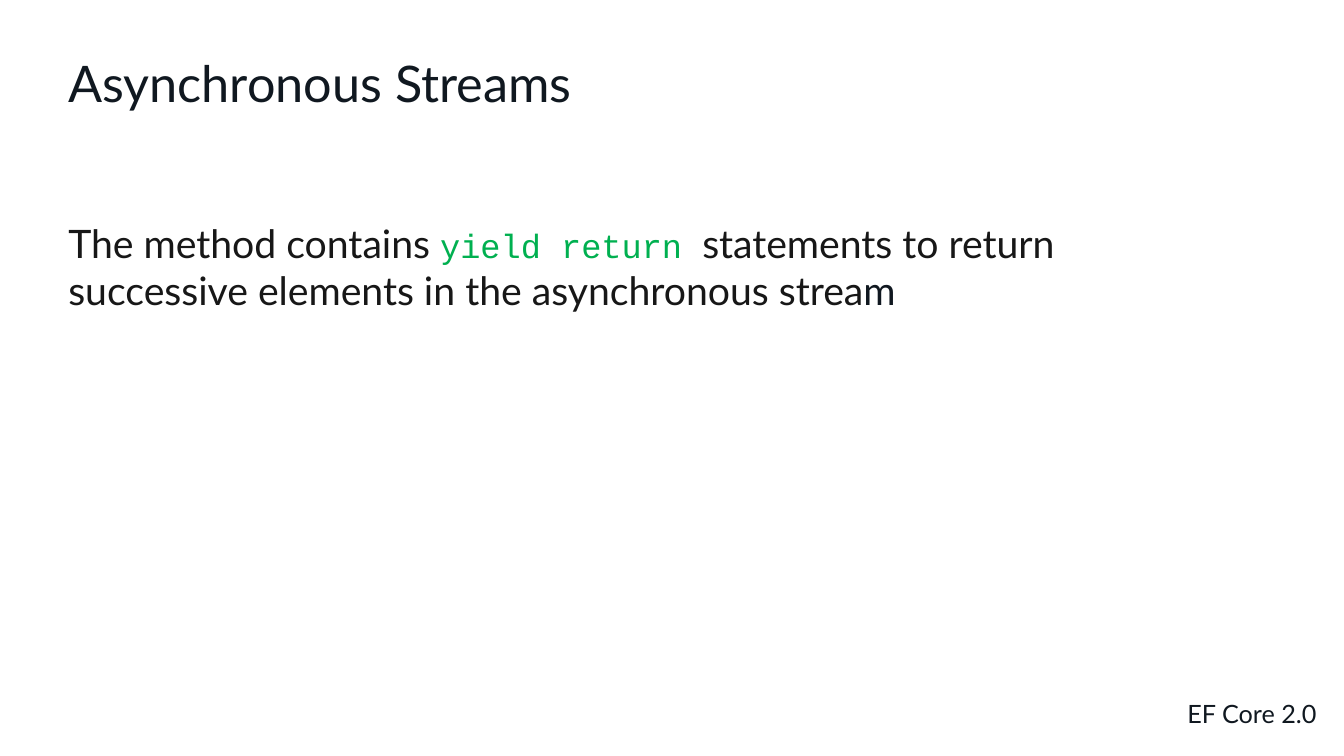
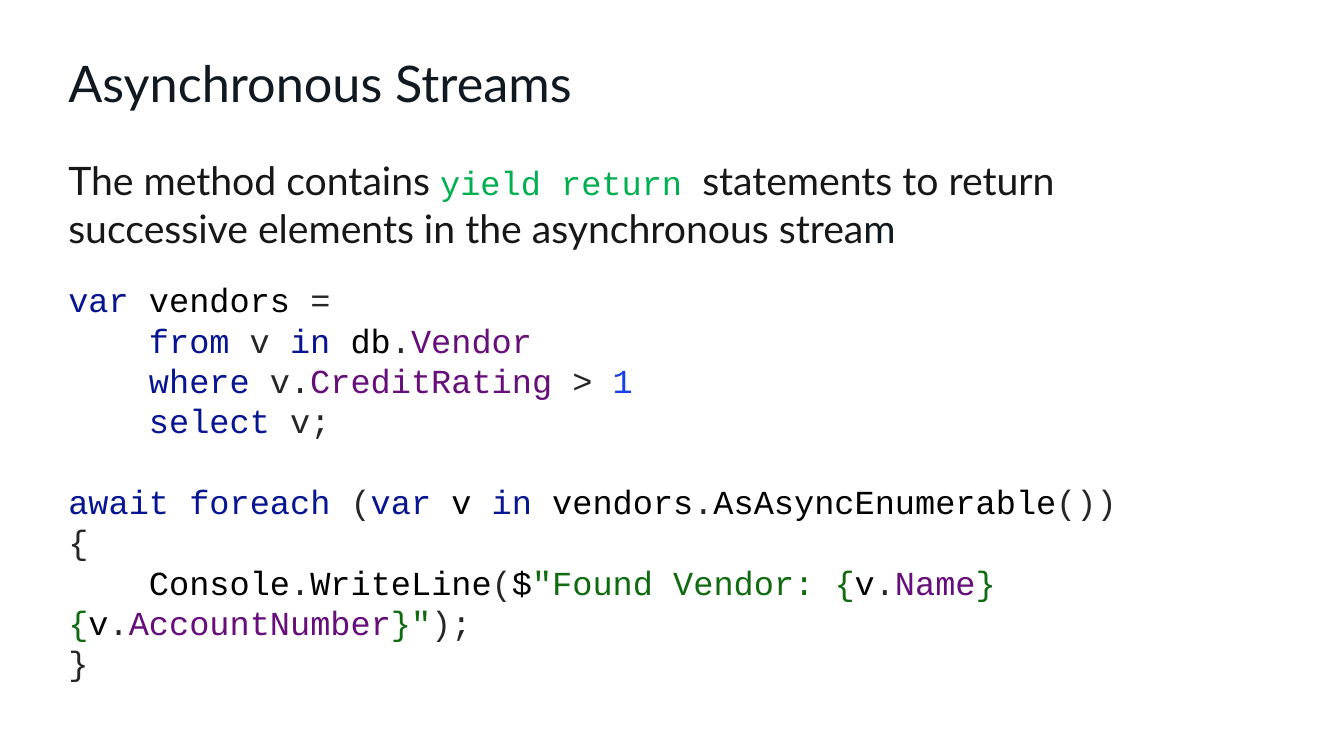
Before and after one commit to cwoodruff/EFCore3Demos, a slide deck: slide 32 of What’s new in Entity Framework Core 3.1.pptx. Drawn at 1344x756 pixels with LibreOffice and Linux fonts; fonts in the diff are those of the drawing. Boxes give left, top, right and bottom in pixels: in the first picture for what was removed or moved away, otherwise in the second. Text is boxed around its words. In the diff, an @@ line names an element or a change of style, - is before the commit and + after.

```diff
--- a/What’s new in Entity Framework Core 3.1.pptx
+++ b/What’s new in Entity Framework Core 3.1.pptx
@@ text "The method contains yield return ...": place and size @@
-text "The method contains yield return ..." at [68, 229, 1055, 312]
+text "The method contains yield return ..." at [68, 166, 1055, 250]
@@ text added at [68, 288, 1117, 642], 24 pt, text #000000 @@
+var vendors =
+from v in db.Vendor
+where v.CreditRating > 1
+select v;
+await foreach (var v in vendors.AsAsyncEnumerable())
+{
+Console.WriteLine($"Found Vendor: {v.Name} {v.AccountNumber}");
+}
@@ text removed at [1187, 704, 1316, 724] @@
-EF Core 2.0
```
Also in this commit, not shown: 8 other slides changed, 1 slide added, 1 slide removed.
